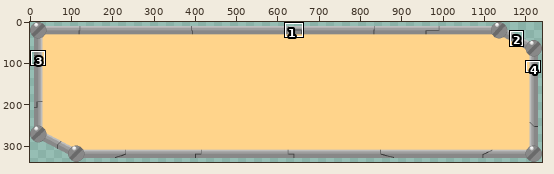
One commit to this pixel-art file: graphics_inherent/Text_Box_001.aseprite. The picture above shows the old version from afar; the outline marks the close-up.
Close-up. Before the commit:
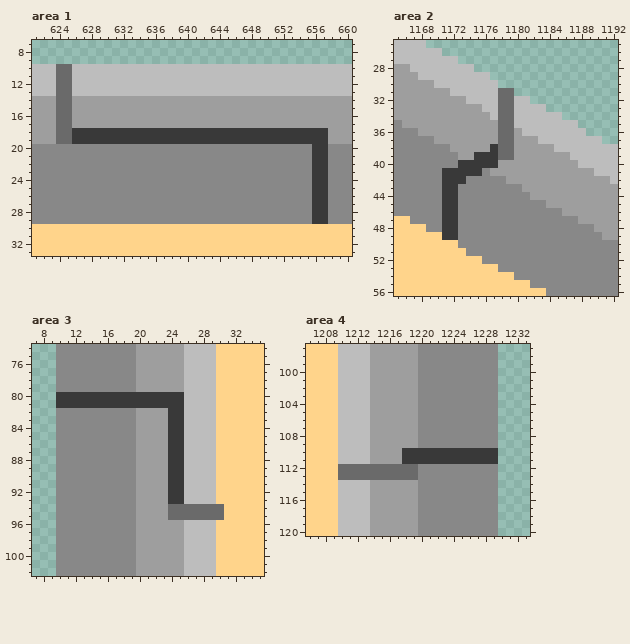
1240x340 pixels, 1 frame. Shown: area 1: x 621..660, y 7..33; area 2: x 1165..1192, y 25..56; area 3: x 7..35, y 74..102; area 4: x 1206..1233, y 97..120. The commit also changed other parts of the picture, which this record leaves out.
And afterwards:
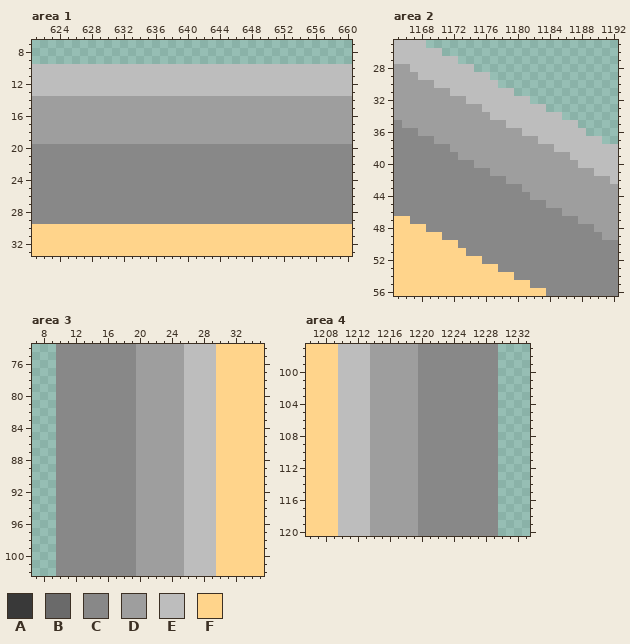
Palette (. is transparent): A #393939  B #6a6a6a  C #888888  D #9e9e9e  E #bdbdbd  F #ffd48b
The edit:
--- area 1, layer "Layer 2"
@@ x 621..660 @@
  9 ........................................
-10 EEEBBEEEEEEEEEEEEEEEEEEEEEEEEEEEEEEEEEEE
-11 EEEBBEEEEEEEEEEEEEEEEEEEEEEEEEEEEEEEEEEE
-12 EEEBBEEEEEEEEEEEEEEEEEEEEEEEEEEEEEEEEEEE
-13 EEEBBEEEEEEEEEEEEEEEEEEEEEEEEEEEEEEEEEEE
-14 DDDBBDDDDDDDDDDDDDDDDDDDDDDDDDDDDDDDDDDD
-15 DDDBBDDDDDDDDDDDDDDDDDDDDDDDDDDDDDDDDDDD
-16 DDDBBDDDDDDDDDDDDDDDDDDDDDDDDDDDDDDDDDDD
-17 DDDBBDDDDDDDDDDDDDDDDDDDDDDDDDDDDDDDDDDD
-18 DDDBBAAAAAAAAAAAAAAAAAAAAAAAAAAAAAAAADDD
-19 DDDBBAAAAAAAAAAAAAAAAAAAAAAAAAAAAAAAADDD
-20 CCCCCCCCCCCCCCCCCCCCCCCCCCCCCCCCCCCAACCC
-21 CCCCCCCCCCCCCCCCCCCCCCCCCCCCCCCCCCCAACCC
-22 CCCCCCCCCCCCCCCCCCCCCCCCCCCCCCCCCCCAACCC
-23 CCCCCCCCCCCCCCCCCCCCCCCCCCCCCCCCCCCAACCC
-24 CCCCCCCCCCCCCCCCCCCCCCCCCCCCCCCCCCCAACCC
-25 CCCCCCCCCCCCCCCCCCCCCCCCCCCCCCCCCCCAACCC
-26 CCCCCCCCCCCCCCCCCCCCCCCCCCCCCCCCCCCAACCC
-27 CCCCCCCCCCCCCCCCCCCCCCCCCCCCCCCCCCCAACCC
-28 CCCCCCCCCCCCCCCCCCCCCCCCCCCCCCCCCCCAACCC
-29 CCCCCCCCCCCCCCCCCCCCCCCCCCCCCCCCCCCAACCC
+10 EEEEEEEEEEEEEEEEEEEEEEEEEEEEEEEEEEEEEEEE
+11 EEEEEEEEEEEEEEEEEEEEEEEEEEEEEEEEEEEEEEEE
+12 EEEEEEEEEEEEEEEEEEEEEEEEEEEEEEEEEEEEEEEE
+13 EEEEEEEEEEEEEEEEEEEEEEEEEEEEEEEEEEEEEEEE
+14 DDDDDDDDDDDDDDDDDDDDDDDDDDDDDDDDDDDDDDDD
+15 DDDDDDDDDDDDDDDDDDDDDDDDDDDDDDDDDDDDDDDD
+16 DDDDDDDDDDDDDDDDDDDDDDDDDDDDDDDDDDDDDDDD
+17 DDDDDDDDDDDDDDDDDDDDDDDDDDDDDDDDDDDDDDDD
+18 DDDDDDDDDDDDDDDDDDDDDDDDDDDDDDDDDDDDDDDD
+19 DDDDDDDDDDDDDDDDDDDDDDDDDDDDDDDDDDDDDDDD
+20 CCCCCCCCCCCCCCCCCCCCCCCCCCCCCCCCCCCCCCCC
+21 CCCCCCCCCCCCCCCCCCCCCCCCCCCCCCCCCCCCCCCC
+22 CCCCCCCCCCCCCCCCCCCCCCCCCCCCCCCCCCCCCCCC
+23 CCCCCCCCCCCCCCCCCCCCCCCCCCCCCCCCCCCCCCCC
+24 CCCCCCCCCCCCCCCCCCCCCCCCCCCCCCCCCCCCCCCC
+25 CCCCCCCCCCCCCCCCCCCCCCCCCCCCCCCCCCCCCCCC
+26 CCCCCCCCCCCCCCCCCCCCCCCCCCCCCCCCCCCCCCCC
+27 CCCCCCCCCCCCCCCCCCCCCCCCCCCCCCCCCCCCCCCC
+28 CCCCCCCCCCCCCCCCCCCCCCCCCCCCCCCCCCCCCCCC
+29 CCCCCCCCCCCCCCCCCCCCCCCCCCCCCCCCCCCCCCCC
 30 FFFFFFFFFFFFFFFFFFFFFFFFFFFFFFFFFFFFFFFF
--- area 2, layer "Layer 2"
@@ x 1169..1181 @@
 30 DEEEEEEEE....
-31 DDDEEEEEEBB..
-32 DDDDDEEEEBBEE
-33 DDDDDDDEEBBEE
-34 DDDDDDDDEBBEE
-35 DDDDDDDDDBBEE
-36 DDDDDDDDDBBDE
-37 CDDDDDDDDBBDD
-38 CCCDDDDDABBDD
-39 CCCCDDAAABBDD
-40 CCCCAAAAADDDD
-41 CCAAAAACDDDDD
-42 CCAAACCCCCDDD
-43 CCAACCCCCCCCD
-44 CCAACCCCCCCCC
-45 CCAACCCCCCCCC
-46 CCAACCCCCCCCC
-47 CCAACCCCCCCCC
-48 CCAACCCCCCCCC
-49 FFAACCCCCCCCC
+31 DDDEEEEEEEE..
+32 DDDDDEEEEEEEE
+33 DDDDDDDEEEEEE
+34 DDDDDDDDEEEEE
+35 DDDDDDDDDDEEE
+36 DDDDDDDDDDDDE
+37 CDDDDDDDDDDDD
+38 CCCDDDDDDDDDD
+39 CCCCDDDDDDDDD
+40 CCCCCCDDDDDDD
+41 CCCCCCCCDDDDD
+42 CCCCCCCCCCDDD
+43 CCCCCCCCCCCCD
+44 CCCCCCCCCCCCC
+45 CCCCCCCCCCCCC
+46 CCCCCCCCCCCCC
+47 CCCCCCCCCCCCC
+48 CCCCCCCCCCCCC
+49 FFCCCCCCCCCCC
 50 FFFFCCCCCCCCC
--- area 3, layer "Layer 2"
@@ x 7..35 @@
  79 ...CCCCCCCCCCDDDDDDEEEEFFFFFF
- 80 ...AAAAAAAAAAAAAAAAEEEEFFFFFF
- 81 ...AAAAAAAAAAAAAAAAEEEEFFFFFF
- 82 ...CCCCCCCCCCDDDDAAEEEEFFFFFF
- 83 ...CCCCCCCCCCDDDDAAEEEEFFFFFF
- 84 ...CCCCCCCCCCDDDDAAEEEEFFFFFF
- 85 ...CCCCCCCCCCDDDDAAEEEEFFFFFF
- 86 ...CCCCCCCCCCDDDDAAEEEEFFFFFF
- 87 ...CCCCCCCCCCDDDDAAEEEEFFFFFF
- 88 ...CCCCCCCCCCDDDDAAEEEEFFFFFF
- 89 ...CCCCCCCCCCDDDDAAEEEEFFFFFF
- 90 ...CCCCCCCCCCDDDDAAEEEEFFFFFF
- 91 ...CCCCCCCCCCDDDDAAEEEEFFFFFF
- 92 ...CCCCCCCCCCDDDDAAEEEEFFFFFF
- 93 ...CCCCCCCCCCDDDDAAEEEEFFFFFF
- 94 ...CCCCCCCCCCDDDDBBBBBBBFFFFF
- 95 ...CCCCCCCCCCDDDDBBBBBBBFFFFF
+ 80 ...CCCCCCCCCCDDDDDDEEEEFFFFFF
+ 81 ...CCCCCCCCCCDDDDDDEEEEFFFFFF
+ 82 ...CCCCCCCCCCDDDDDDEEEEFFFFFF
+ 83 ...CCCCCCCCCCDDDDDDEEEEFFFFFF
+ 84 ...CCCCCCCCCCDDDDDDEEEEFFFFFF
+ 85 ...CCCCCCCCCCDDDDDDEEEEFFFFFF
+ 86 ...CCCCCCCCCCDDDDDDEEEEFFFFFF
+ 87 ...CCCCCCCCCCDDDDDDEEEEFFFFFF
+ 88 ...CCCCCCCCCCDDDDDDEEEEFFFFFF
+ 89 ...CCCCCCCCCCDDDDDDEEEEFFFFFF
+ 90 ...CCCCCCCCCCDDDDDDEEEEFFFFFF
+ 91 ...CCCCCCCCCCDDDDDDEEEEFFFFFF
+ 92 ...CCCCCCCCCCDDDDDDEEEEFFFFFF
+ 93 ...CCCCCCCCCCDDDDDDEEEEFFFFFF
+ 94 ...CCCCCCCCCCDDDDDDEEEEFFFFFF
+ 95 ...CCCCCCCCCCDDDDDDEEEEFFFFFF
  96 ...CCCCCCCCCCDDDDDDEEEEFFFFFF
--- area 4, layer "Layer 2"
@@ x 1206..1233 @@
 109 FFFFEEEEDDDDDDCCCCCCCCCC....
-110 FFFFEEEEDDDDAAAAAAAAAAAA....
-111 FFFFEEEEDDDDAAAAAAAAAAAA....
-112 FFFFBBBBBBBBBBCCCCCCCCCC....
-113 FFFFBBBBBBBBBBCCCCCCCCCC....
+110 FFFFEEEEDDDDDDCCCCCCCCCC....
+111 FFFFEEEEDDDDDDCCCCCCCCCC....
+112 FFFFEEEEDDDDDDCCCCCCCCCC....
+113 FFFFEEEEDDDDDDCCCCCCCCCC....
 114 FFFFEEEEDDDDDDCCCCCCCCCC....
Changed places in both close-ups, as pixel boxes (x1, y1, x2, y2):
changed: (56, 64, 328, 224)
changed: (442, 88, 514, 240)
changed: (56, 392, 224, 520)
changed: (338, 448, 498, 480)
